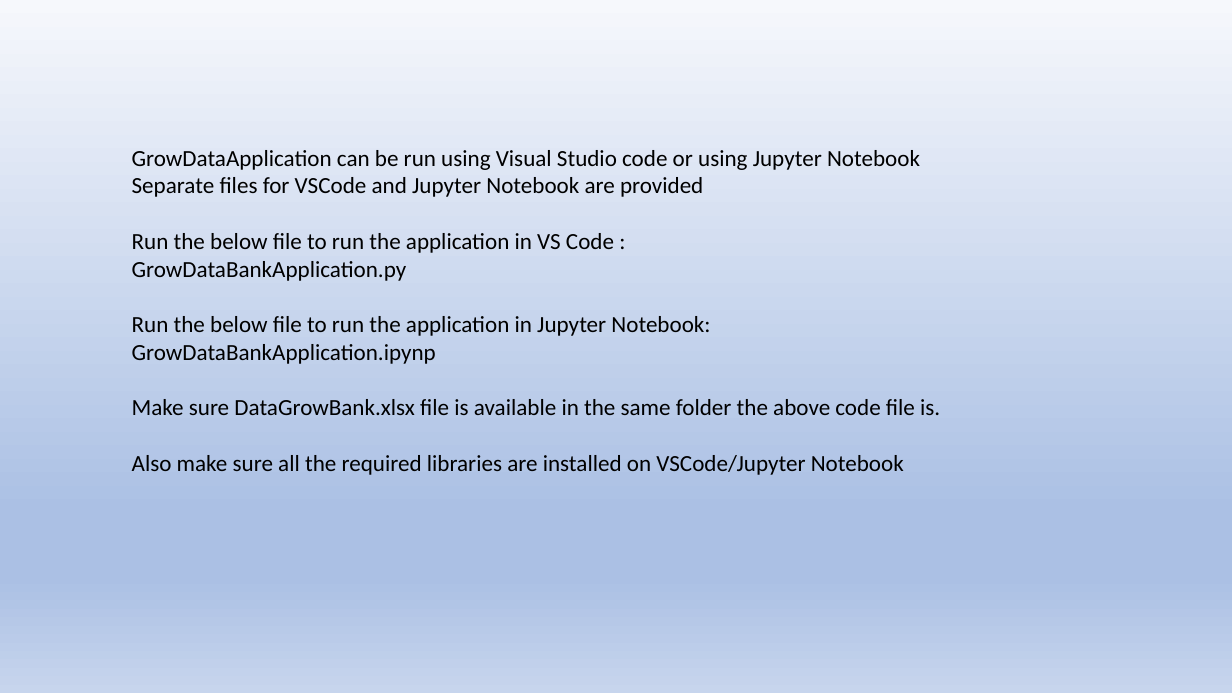
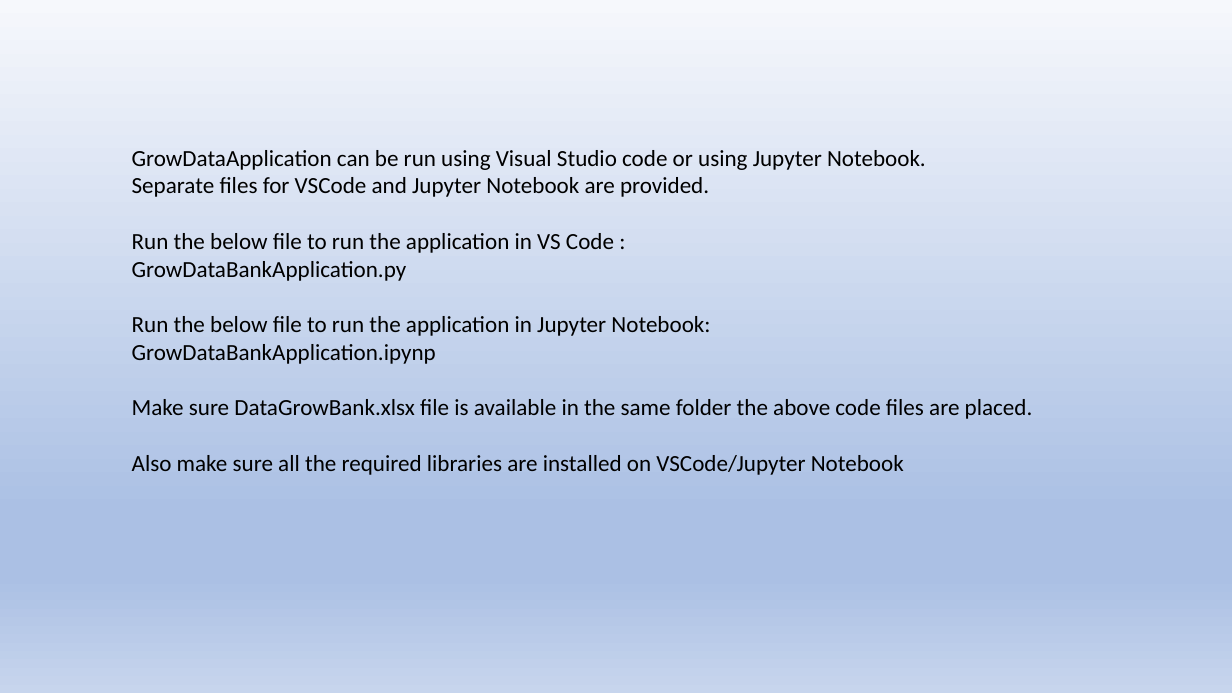
Before and after one commit to kavyakotagiri/GrowDataBank-Application, a slide deck: slide 4 of GrowDataBank_Application.pptx (slide 3 before the commit). Drawn at 1232x693 pixels with LibreOffice and Linux fonts; fonts in the diff are those of the drawing. Boxes give left, top, right and bottom in pixels: in the first picture for what was removed or moved away, otherwise in the second. Text is boxed around its words. In the diff, an @@ line names an element or a change of style, - is before the commit and + after.

```diff
--- a/GrowDataBank_Application.pptx
+++ b/GrowDataBank_Application.pptx
@@ text at [132, 150, 926, 197]: text changed @@
-GrowDataApplication can be run using Visual Studio code or using Jupyter Notebook
-Separate files for VSCode and Jupyter Notebook are provided
+GrowDataApplication can be run using Visual Studio code or using Jupyter Notebook.
+Separate files for VSCode and Jupyter Notebook are provided.
@@ text at [132, 399, 1033, 419]: text changed @@
-Make sure DataGrowBank.xlsx file is available in the same folder the above code file is.
+Make sure DataGrowBank.xlsx file is available in the same folder the above code files are placed.
```
Also in this commit, not shown: 2 other slides changed, 3 other files.
